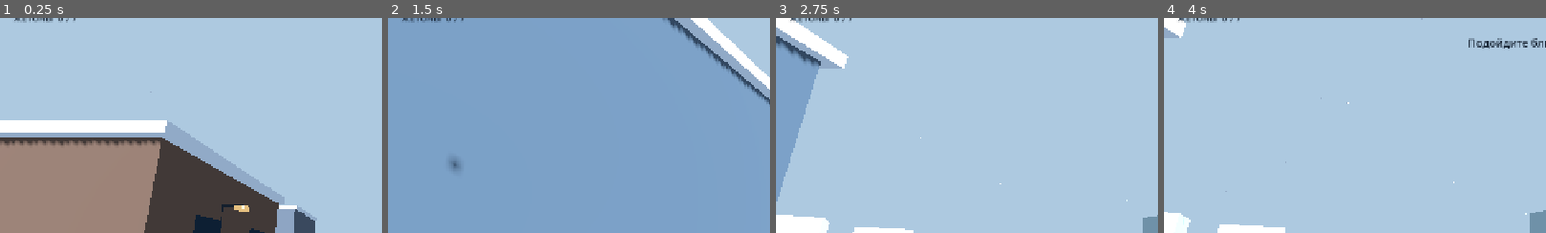
Above: before the commit, frames 1-4 (left to right).
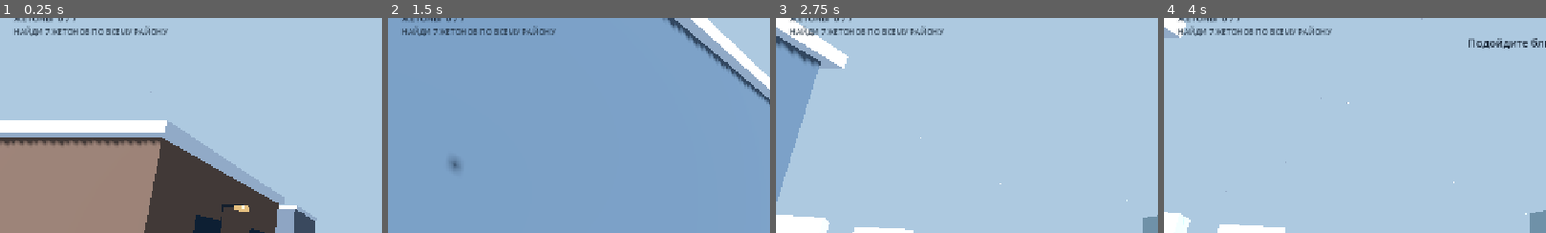
Above: after the commit, the same moments.

Repository: avioverse6-create/BLACK-CAPTS
Game: Godot game, scene res://scenes/main.tscn
Same seed, same stepped clock (60 frames per second), same inputs: the game is played once before the commit and once after it.
Inputs (mouse positions are % of the whole screen's width and height, from its top left):
- Up to frame 1 (0.25 s): no input
- Up to frame 2 (1.5 s): drag from (9, 85) to (60, 28) at 0.52 s; drag from (30, 55) to (45, 70) at 1.27 s
- Up to frame 3 (2.75 s): move the mouse to (60, 28) at 2.02 s; hold Right (ui_right) from 2.03 s (still down)
- Up to frame 4 (4 s): release Right (ui_right) at 2.75 s; drag from (45, 70) to (20, 35) at 2.77 s; click "ПОГОВОРИТЬ" at 3.5 s
The pictures show only the part of the screen within x 0-50%, y 8-58%; the shares and areas given below are measured in that part.

The runs differ from the first frame. In frame 1, 0.8% of the frame differs, in the area x 3-44%, y 3-9%; in frame 2, 0.8%; in frame 3, 0.8%; in frame 4, 0.8%.

Commit message:
Add clear token collection mission and completion state

Diff:
--- a/scripts/main.gd
+++ b/scripts/main.gd
@@ -9,6 +9,7 @@
 var dialogue_label: Label
 var dialogue_timer: Timer
 var token_label: Label
+var objective_label: Label
 var token_count := 0
 
 func _ready() -> void:
@@ -209,6 +210,12 @@
     token_count += 1
     if token_label:
         token_label.text = "ЖЕТОНЫ  %d / 7" % token_count
+    if objective_label:
+        if token_count >= 7:
+            objective_label.text = "РАЙОН ИССЛЕДОВАН  •  7 / 7"
+            _show_dialogue("Задание выполнено! Ты нашёл все жетоны района.")
+        else:
+            objective_label.text = "НАЙДИ ОСТАЛЬНЫЕ ЖЕТОНЫ  •  %d / 7" % token_count
 
 func _make_player() -> void:
     player_node = CharacterBody3D.new()
@@ -244,6 +251,13 @@
     token_label.add_theme_font_size_override("font_size", 15)
     token_label.add_theme_color_override("font_color", Color(0.08, 0.13, 0.19, 0.92))
     layer.add_child(token_label)
+
+    objective_label = Label.new()
+    objective_label.text = "НАЙДИ 7 ЖЕТОНОВ ПО ВСЕМУ РАЙОНУ"
+    objective_label.position = Vector2(22, 72)
+    objective_label.add_theme_font_size_override("font_size", 13)
+    objective_label.add_theme_color_override("font_color", Color(0.12, 0.18, 0.24, 0.86))
+    layer.add_child(objective_label)
 
     var camera_hint := Label.new()
     camera_hint.text = "СВАЙП СПРАВА — КАМЕРА"
